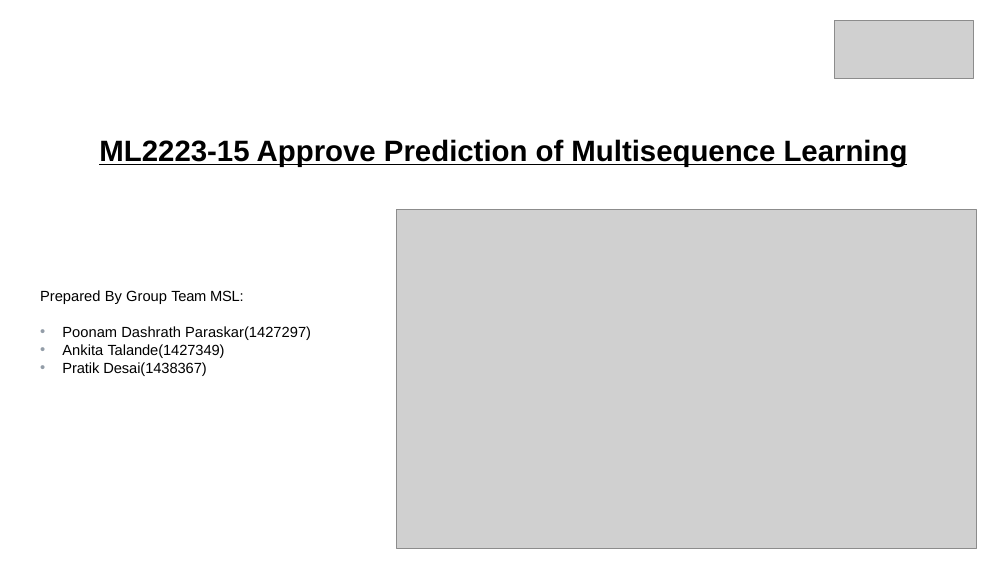
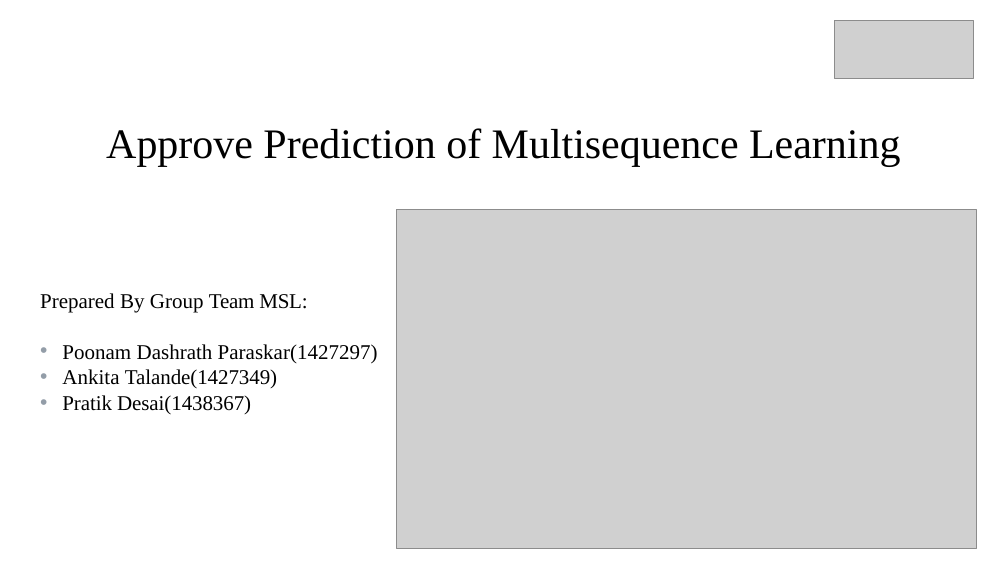
Before and after one commit to ddobric/neocortexapi, a slide deck: slide 1 of source/MySEProject/Documentation/ML2223_15 Approve Prediction of Multisequence Learning.pptx. Drawn at 1008x567 pixels with LibreOffice and Linux fonts; fonts in the diff are those of the drawing; grey boxes stand for pictures. Boxes give left, top, right and bottom in pixels: in the first picture for what was removed or moved away, otherwise in the second. Text is boxed around its words. In the diff, an @@ line names an element or a change of style, - is before the commit and + after.

```diff
--- a/source/MySEProject/Documentation/ML2223_15 Approve Prediction of Multisequence Learning.pptx
+++ b/source/MySEProject/Documentation/ML2223_15 Approve Prediction of Multisequence Learning.pptx
@@ title at [106, 128, 900, 166]: text changed; size 28 to 40 pt; font Arial to Times New Roman; bold off @@
-ML2223-15 Approve Prediction of Multisequence Learning
+Approve Prediction of Multisequence Learning
@@ subtitle "Prepared By Group Team MSL:" at [40, 293, 378, 415]: size 14 to 20 pt, font Arial to Times New Roman @@
```
Also in this commit, not shown: 11 other slides changed, 1 other file.
